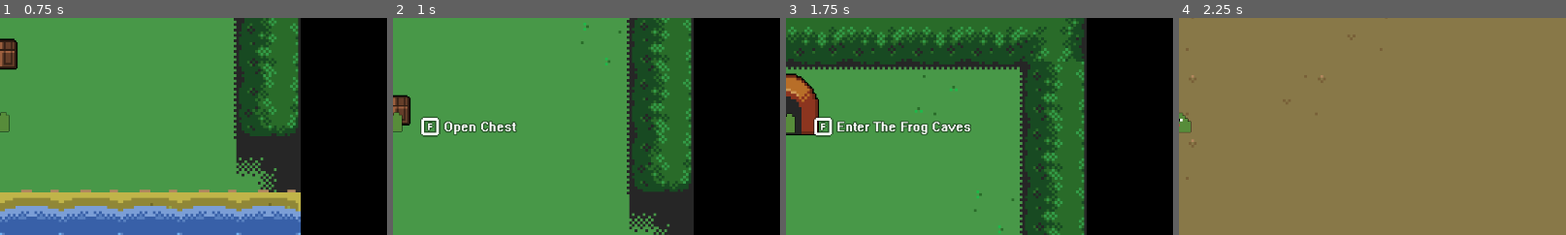
Above: before the commit, frames 1-4 (left to right).
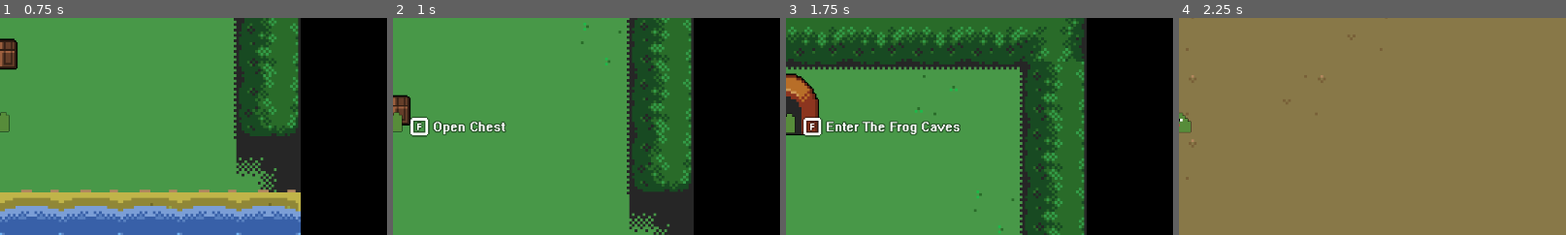
Above: after the commit, the same moments.

Repository: LilypadGames/Froguelite
Game: Godot game, scene res://scenes/title_screen.tscn
The game is run twice, just before and just after one commit, with the same random seed, the same clock (stepped at 60 frames per second) and the same inputs.
Inputs:
- Up to frame 1 (0.75 s): tap Enter at 0.5 s; hold Up (ui_up) from 0.53 s (still down); tap F (interact) at 0.6 s
- Up to frame 2 (1 s): keep holding Up (ui_up)
- Up to frame 3 (1.75 s): keep holding Up (ui_up); tap F (interact) at 1.35 s
- Up to frame 4 (2.25 s): release Up (ui_up) at 2.03 s; hold Left (ui_left) from 2.03 s (still down); tap F (interact) at 2.1 s
The pictures show only the part of the screen within x 50-100%, y 25-75%; the shares and areas given below are measured in that part.

Frame 1 is identical in both runs. In frame 2, 1.4% of the frame differs, in the area x 4-33%, y 45-55%; in frame 3, 2.0%, in the area x 4-48%, y 45-55%; in frame 4, nothing differs.

Commit message:
fix: interact hint not centered

Diff:
--- a/internal/hud.tscn
+++ b/internal/hud.tscn
@@ -19,15 +19,16 @@
 
 [node name="InteractHint" type="Label" parent="."]
 visible = false
-anchors_preset = 6
-anchor_left = 1.0
+anchors_preset = 8
+anchor_left = 0.5
 anchor_top = 0.5
-anchor_right = 1.0
+anchor_right = 0.5
 anchor_bottom = 0.5
-offset_left = -500.0
-offset_top = -12.5
-offset_bottom = 12.5
-grow_horizontal = 0
+offset_left = 60.0
+offset_top = -12.0
+offset_right = 560.0
+offset_bottom = 13.0
+grow_horizontal = 2
 grow_vertical = 2
 theme_override_colors/font_outline_color = Color(0, 0, 0, 0.466667)
 theme_override_constants/outline_size = 6
